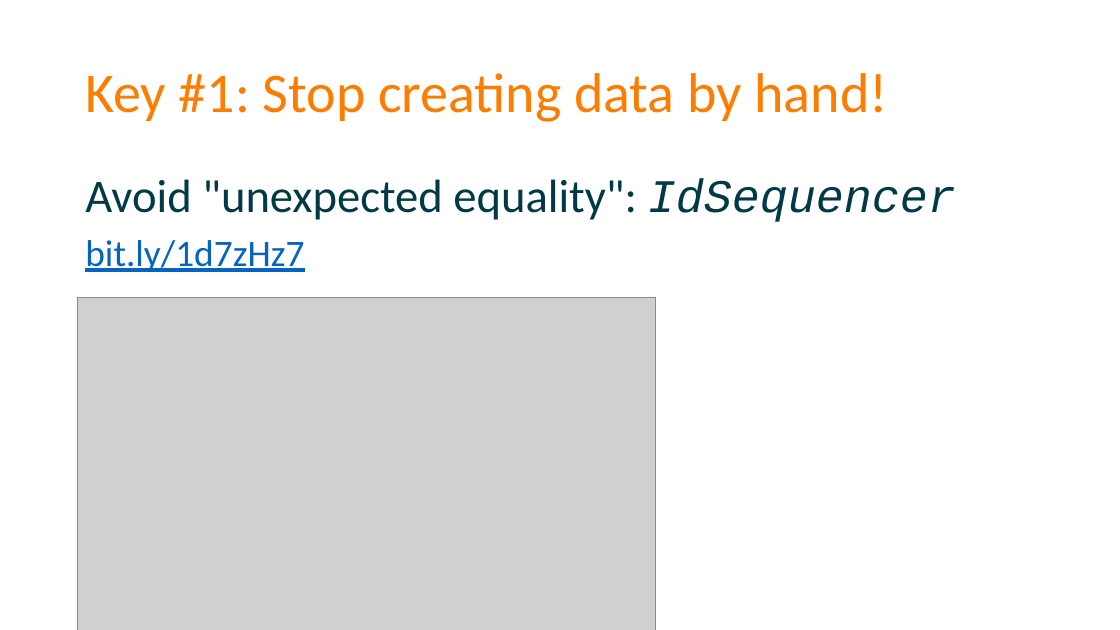
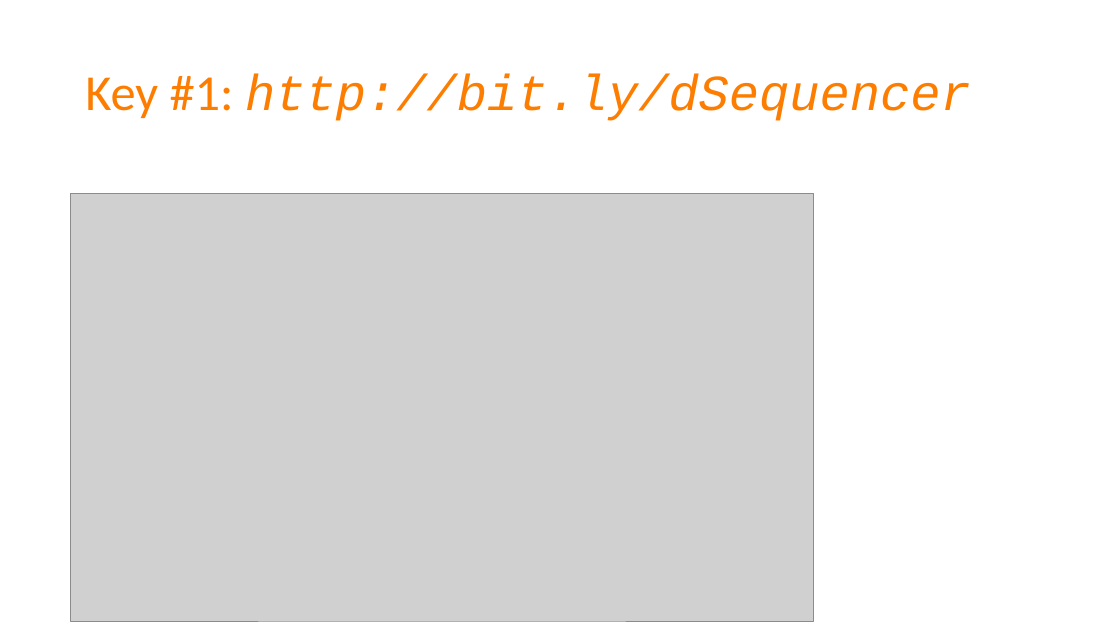
Before and after one commit to spetryjohnson/Talk-Patterns_of_Effective_Test_Setup, a slide deck: slide 60 of POETS - CodeMash 2017.pptx. Drawn at 1120x630 pixels with LibreOffice and Linux fonts; fonts in the diff are those of the drawing; grey boxes stand for pictures. Boxes give left, top, right and bottom in pixels: in the first picture for what was removed or moved away, otherwise in the second. Text is boxed around its words. In the diff, an @@ line names an element or a change of style, - is before the commit and + after.

```diff
--- a/POETS - CodeMash 2017.pptx
+++ b/POETS - CodeMash 2017.pptx
@@ title at (x1=85, y1=74, x2=971, y2=121): text changed; size 48 to 43.2 pt; font Calibri to Courier New; italic on @@
-Key #1: Stop creating data by hand!
+Key #1: http://bit.ly/dSequencer
@@ text removed at (x1=85, y1=178, x2=956, y2=272) @@
-Avoid "unexpected equality": IdSequencer
-bit.ly/1d7zHz7
@@ picture resized from (x1=77, y1=297, x2=656, y2=630) to (x1=71, y1=194, x2=814, y2=622) @@
```
Also in this commit, not shown: 12 other slides changed, 1 slide added, 2 slides removed.
